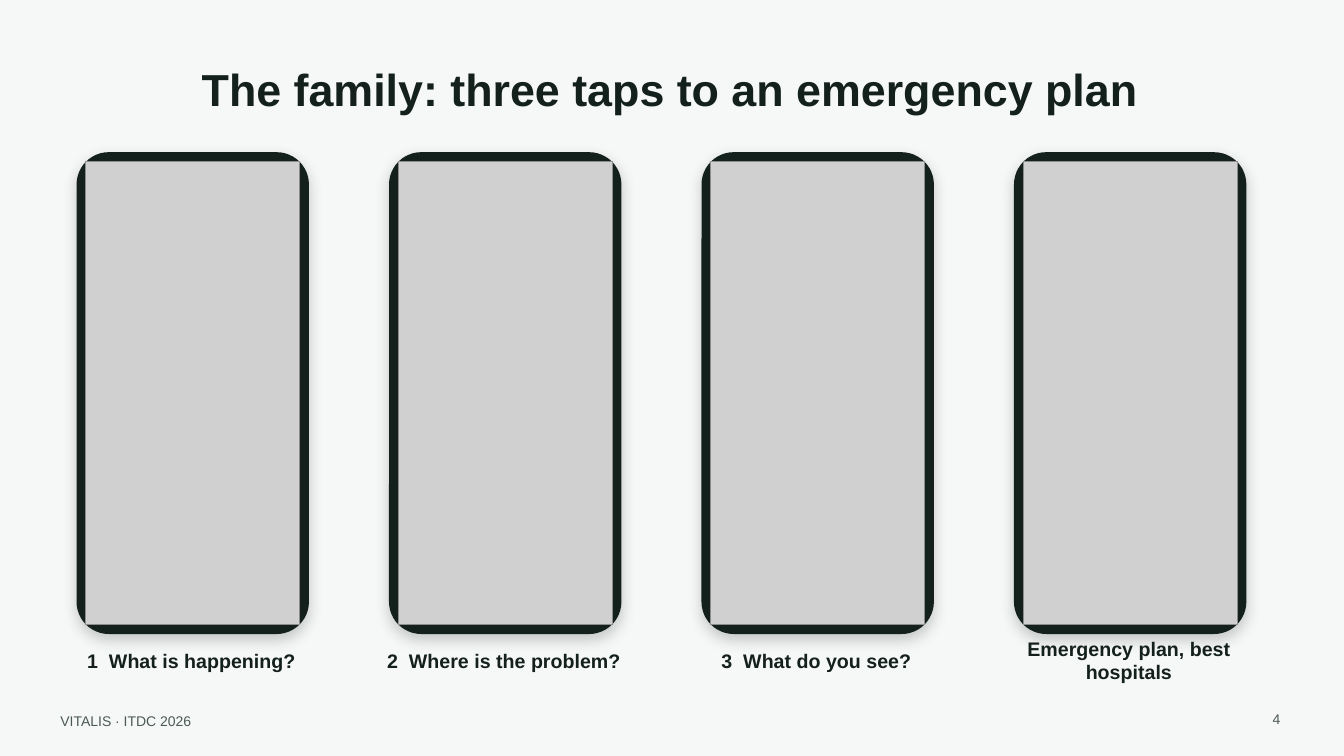
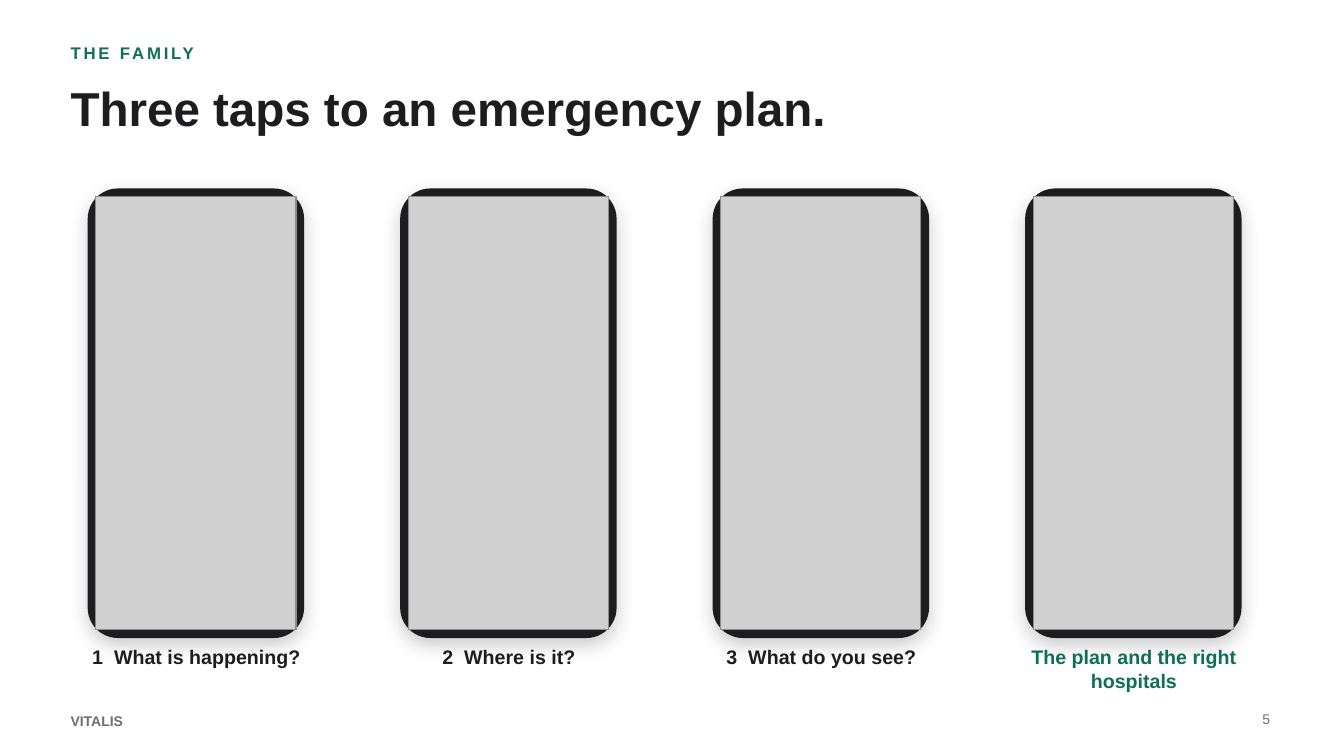
Before and after one commit to 0la-mide/vitalis, a slide deck: slide 5 of pitch/VITALIS-presentation.pptx (slide 4 before the commit). Drawn at 1344x756 pixels with LibreOffice and Linux fonts; fonts in the diff are those of the drawing; grey boxes stand for pictures. Boxes give left, top, right and bottom in pixels: in the first picture for what was removed or moved away, otherwise in the second. Text is boxed around its words. In the diff, an @@ line names an element or a change of style, - is before the commit and + after.

Commit message:
Pitch: new deck (app, people, access, availability, adoption, benefits), silent film prompt, teleprompter, NHIA one-pager
New screens for no signal, the hospital outbox, cost and coverage, the chemist's month and
patient-reported history.

```diff
--- a/pitch/VITALIS-presentation.pptx
+++ b/pitch/VITALIS-presentation.pptx
@@ background #F6F8F7 to #FFFFFF @@
@@ text added at [71, 42, 877, 73], 12 pt, text #0F6E55, bold @@
+THE FAMILY
@@ title at [71, 91, 826, 135]: text changed; size 32 to 34 pt; text colour #14201C to #1D1D1F @@
-The family: three taps to an emergency plan
+Three taps to an emergency plan.
@@ rounded rectangle: place and size @@
-rounded rectangle at [77, 152, 310, 634]
+rounded rectangle at [88, 189, 304, 638]
@@ picture: place and size @@
-picture at [86, 161, 300, 625]
+picture at [96, 197, 296, 630]
@@ rounded rectangle: place and size @@
-rounded rectangle at [389, 152, 622, 634]
+rounded rectangle at [400, 189, 617, 638]
@@ picture: place and size @@
-picture at [398, 161, 613, 625]
+picture at [408, 197, 609, 630]
@@ rounded rectangle: place and size @@
-rounded rectangle at [702, 152, 935, 634]
+rounded rectangle at [713, 189, 930, 638]
@@ picture: place and size @@
-picture at [711, 161, 926, 625]
+picture at [721, 197, 922, 630]
@@ fill #14201C to #1D1D1F; shadow changed; proportions changed in 4 elements at [88, 189, 304, 638], [400, 189, 617, 638], [713, 189, 930, 638], [1025, 189, 1242, 638] @@
@@ rounded rectangle: place and size @@
-rounded rectangle at [1014, 152, 1247, 634]
+rounded rectangle at [1025, 189, 1242, 638]
@@ picture: place and size @@
-picture at [1023, 161, 1238, 625]
+picture at [1033, 197, 1234, 630]
@@ text "1 What is happening?" at [92, 649, 300, 668]: text colour #14201C to #1D1D1F; vertical alignment middle to top @@
@@ text at [442, 649, 575, 664]: text changed; text colour #14201C to #1D1D1F @@
-2 Where is the problem?
+2 Where is it?
@@ text "3 What do you see?" at [726, 649, 916, 668]: text colour #14201C to #1D1D1F; vertical alignment middle to top @@
@@ vertical alignment middle to top in 3 elements at [71, 91, 826, 135], [442, 649, 575, 664], [1031, 649, 1237, 692] @@
@@ text at [1031, 649, 1237, 692]: text changed; text colour #14201C to #0F6E55 @@
-Emergency plan, best hospitals
+The plan and the right hospitals
@@ text at [71, 716, 123, 726]: text changed; text colour #4B5A55 to #6E6E73; bold on @@
-VITALIS · ITDC 2026
+VITALIS
@@ page number added at [1262, 714, 1270, 724], 10 pt, text #6E6E73 @@
+5
@@ page number removed at [1273, 714, 1281, 724] @@
-4
```
Also in this commit, not shown: 5 other slides changed, 18 slides added, 6 slides removed, 22 other files.
